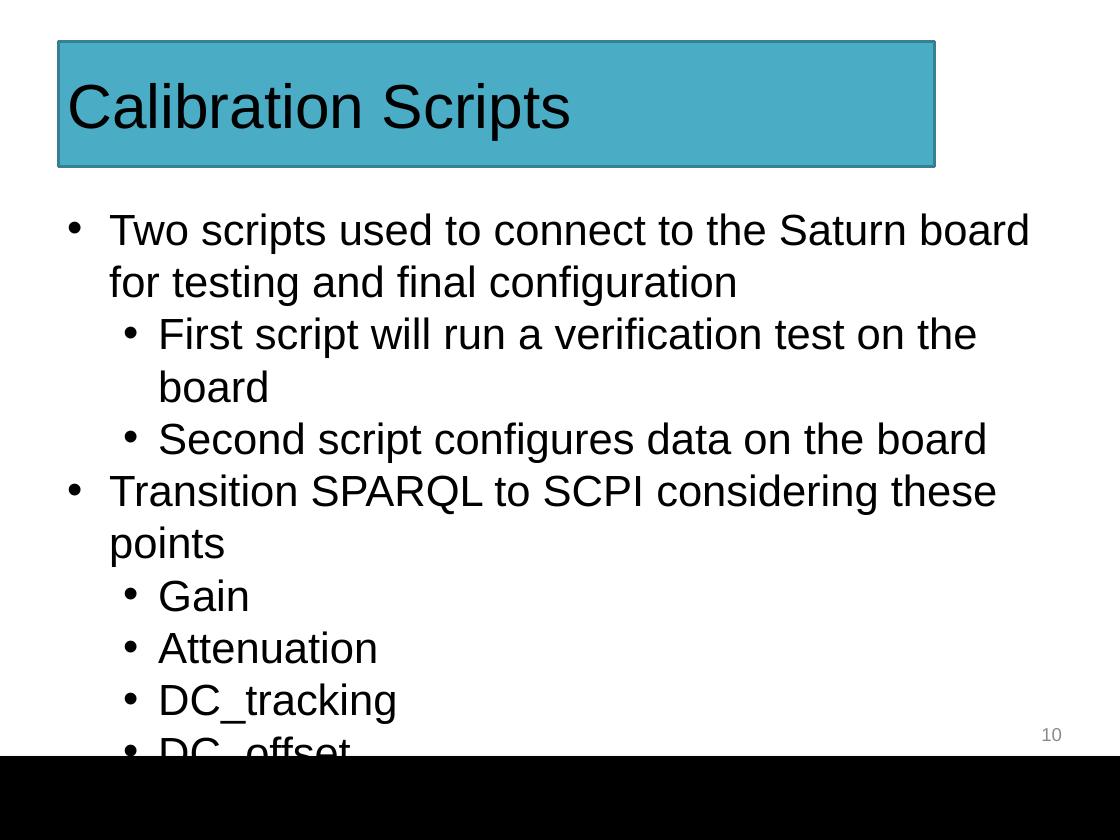
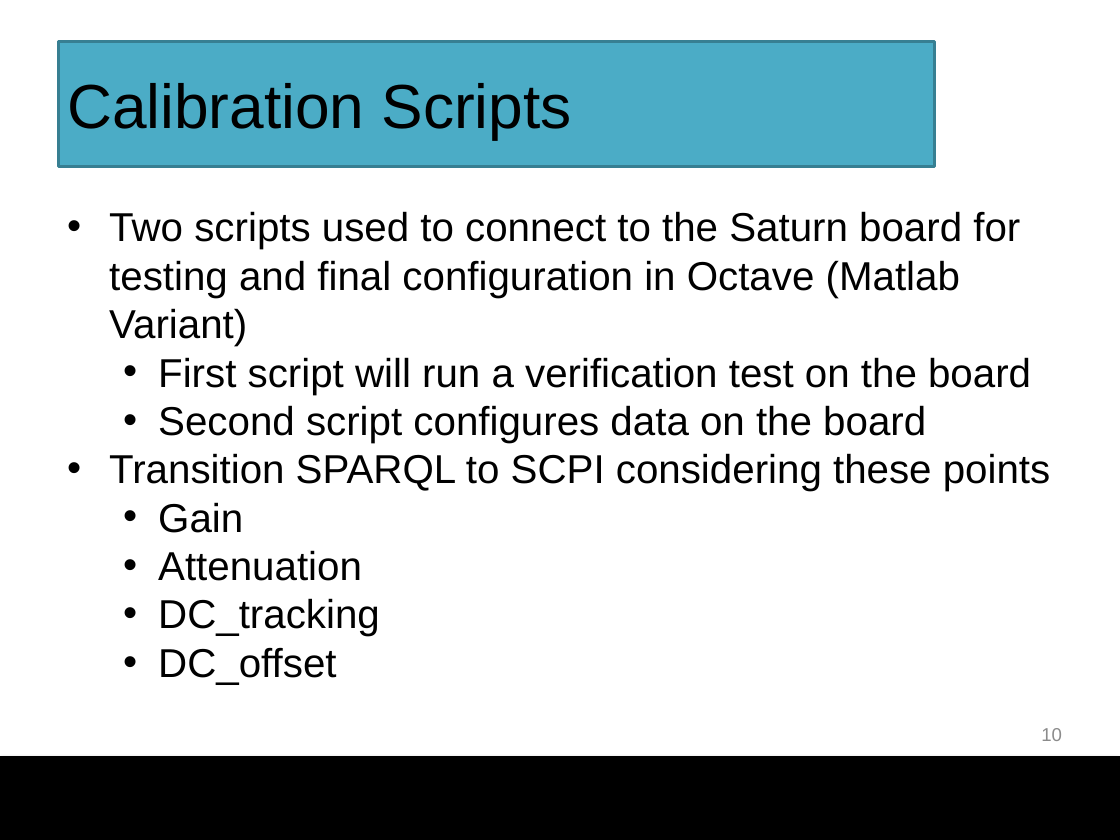
Before and after one commit to chutchi2/thelogicals, a slide deck: slide 10 of Presentation/The_Logicals_ECE4899_Design_Review2.pptx. Drawn at 1120x840 pixels with LibreOffice and Linux fonts; fonts in the diff are those of the drawing; background and template pictures are left out. Boxes give left, top, right and bottom in pixels: in the first picture for what was removed or moved away, otherwise in the second. Text is boxed around its words. In the diff, an @@ line names an element or a change of style, - is before the commit and + after.

```diff
--- a/Presentation/The_Logicals_ECE4899_Design_Review2.pptx
+++ b/Presentation/The_Logicals_ECE4899_Design_Review2.pptx
@@ text at (109,211,1020,346): text changed; size 28 to 25.9 pt @@
-• Two scripts used to connect to the Saturn board for testing and final configuration
+• Two scripts used to connect to the Saturn board for testing and final configuration in Octave (Matlab Variant)
@@ text at (109,357,1050,685): size 28 to 25.9 pt in "First script will run a verification test ...", "Second script configures data on the board", "Transition SPARQL to SCPI considering these points", "Gain" and 3 more places @@
```
Also in this commit, not shown: 2 other slides changed.
